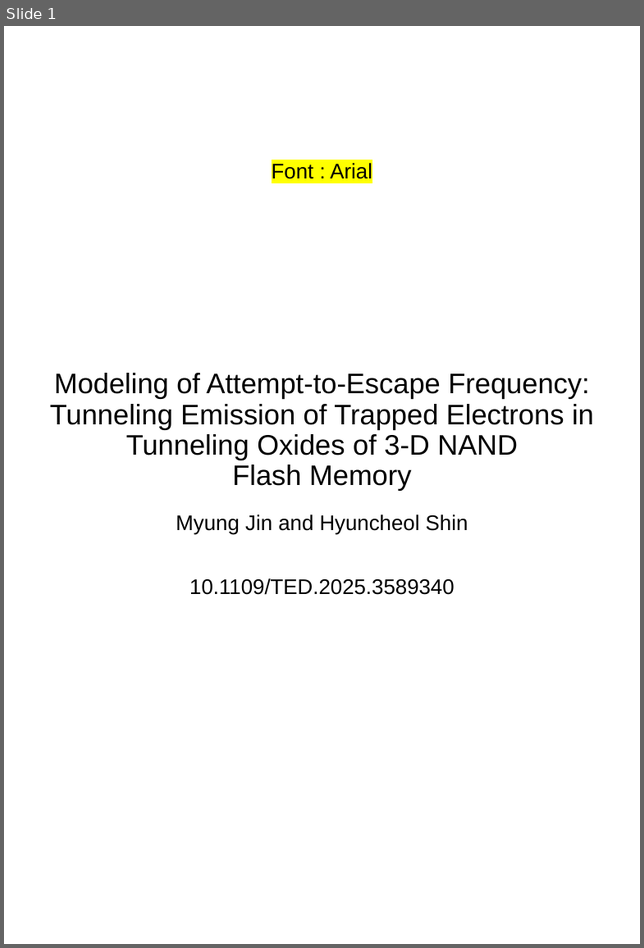
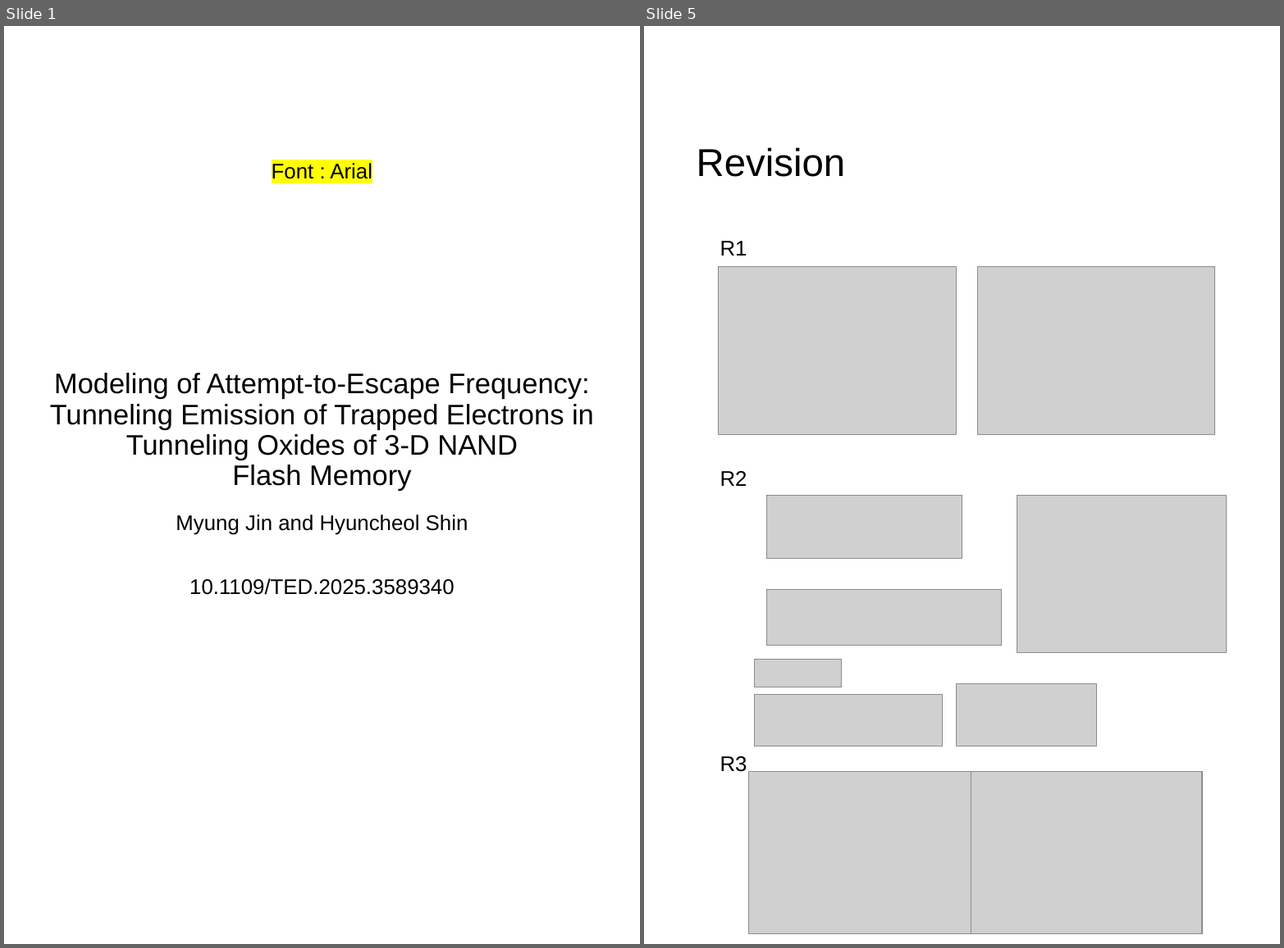
Before and after one commit to vectorcont62-dev/EDLtarget-manuscript-Mar, a slide deck: figures/Figures-EDL202605-manuscript.pptx. Shown side by side, each under a label of ours: slide 1 before the commit, slides 1 and 5 after it; the slides between them are not shown. The pictures are 644x948 and 1284x948 pixels, drawn with LibreOffice and Linux fonts; fonts in the diff are those of the drawing; grey boxes stand for pictures. Boxes give left, top, right and bottom in pixels: in the first picture for what was removed or moved away, otherwise in the second. Text is boxed around its words. In the diff, an @@ line names an element or a change of style, - is before the commit and + after.

```diff
--- a/figures/Figures-EDL202605-manuscript.pptx
+++ b/figures/Figures-EDL202605-manuscript.pptx
@@ slide 5 added at <box>644,26,1280,944</box>, background #FFFFFF @@
@@ title added at <box>696,147,846,177</box>, 33 pt, text #000000 @@
+Revision
@@ text added at <box>720,241,747,256</box>, 18 pt, text #000000 @@
+R1
@@ picture added at <box>719,266,956,434</box> @@
@@ picture added at <box>977,266,1214,434</box> @@
@@ text added at <box>720,471,747,486</box>, 18 pt, text #000000 @@
+R2
@@ picture added at <box>767,495,962,558</box> @@
@@ picture added at <box>1017,495,1226,652</box> @@
@@ picture added at <box>767,589,1002,645</box> @@
@@ picture added at <box>754,660,841,688</box> @@
@@ picture added at <box>956,684,1097,746</box> @@
@@ picture added at <box>754,694,942,746</box> @@
@@ text added at <box>720,757,747,772</box>, 18 pt, text #000000 @@
+R3
@@ picture added at <box>749,771,979,934</box> @@
@@ picture added at <box>971,771,1202,934</box> @@
```
Also in this commit, not shown: 3 slides changed, 25 other files.
